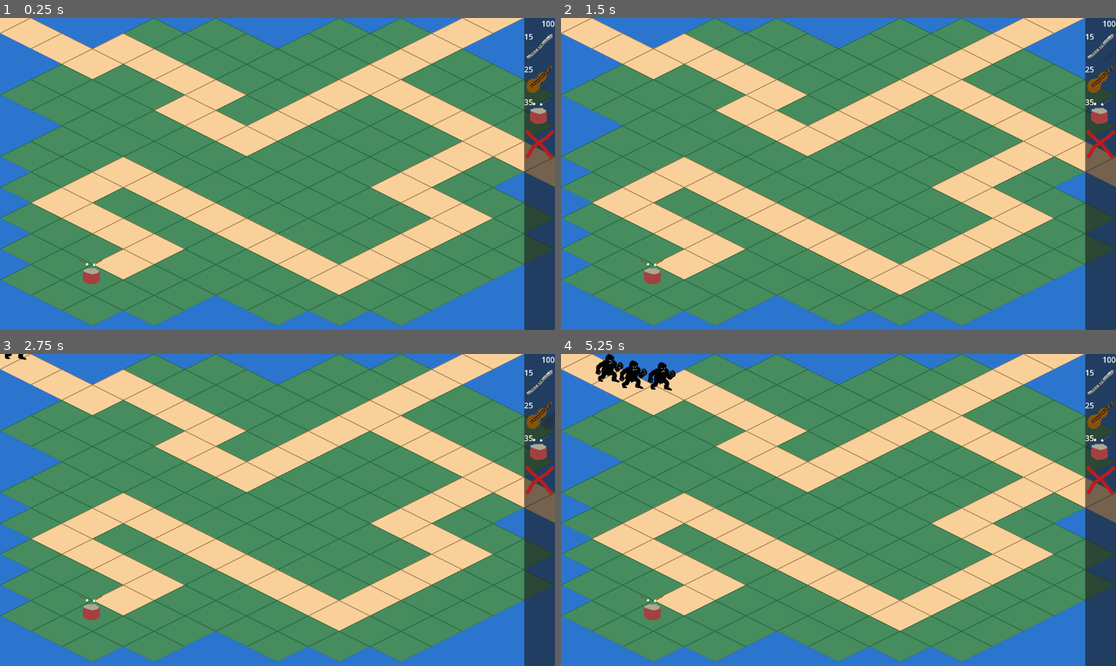
Above: before the commit, frames 1-4 (two rows, left to right).
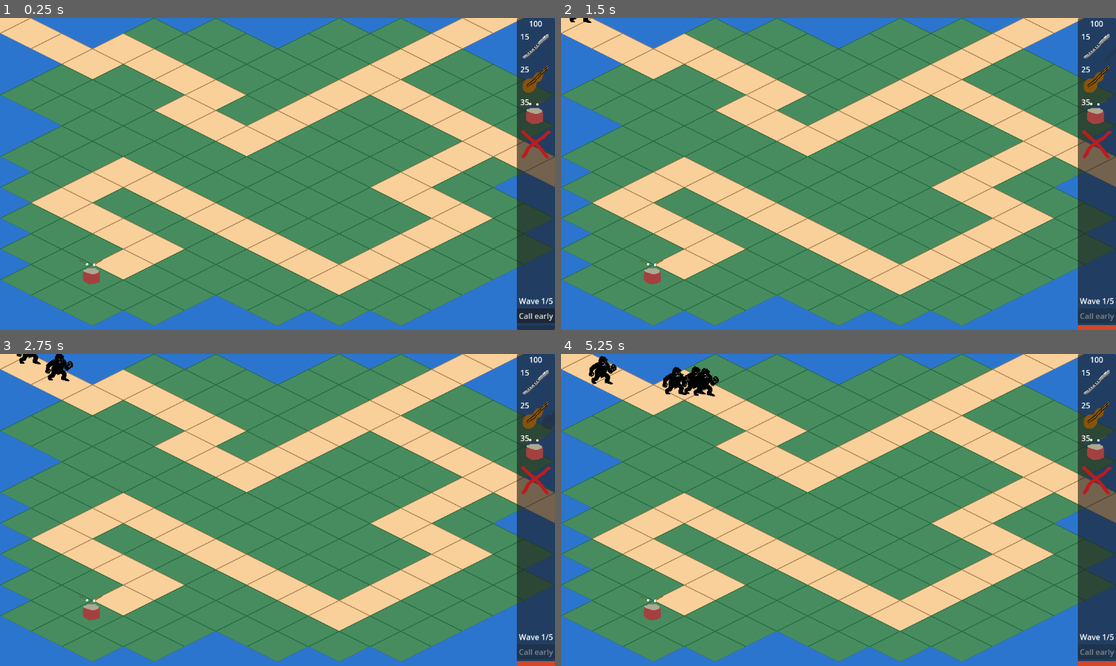
Above: after the commit, the same moments.

Repository: HedgeLizards/lout
Game: Godot game, scene res://scenes/world.tscn
Same seed, same stepped clock (60 frames per second), same inputs: the game is played once before the commit and once after it.
Inputs (mouse positions are in pixels of both pictures, inside the frame that each line leads up to):
- Up to frame 1 (0.25 s): no input
- Up to frame 2 (1.5 s): click (1099, 314) at 0.5 s, where only the run after the commit has a clickable "Call early"; tap Enter at 1.25 s; move the mouse to (1099, 46) at 1.27 s; tap Space at 1.35 s; click (1099, 46) at 1.42 s
- Up to frame 3 (2.75 s): tap Space at 1.52, 1.82, 2.1, 2.27, 2.57 s; move the mouse to (538, 416) at 2.02 s; click (538, 416) at 2.17 s
- Up to frame 4 (5.25 s): move the mouse to (1099, 447) at 2.77 s; tap Space at 2.85, 3.6, 3.77, 4.07, 4.35, 4.52, 4.82, 5.1 s; click (1099, 447) at 2.92 s; move the mouse to (1099, 481) at 3.52 s; click (1099, 481) at 3.67 s; move the mouse to (1005, 556) at 4.27 s; click (1005, 556) at 4.42 s; move the mouse to (672, 463) at 5.02 s; click (672, 463) at 5.17 s

The runs differ from the first frame. In frame 1, 2.4% of the frame differs, in the area x 93-100%, y 0-100%; in frame 2, 2.3%; in frame 3, 2.6%; in frame 4, 3.6%, in the area x 4-100%, y 0-100%.

Commit message:
Add Waves UI with next level button, progress label, call early button and next wave progress bar

Diff:
--- /dev/null
+++ b/code/ui.gd
@@ -0,0 +1,22 @@
+extends CanvasLayer
+
+func update_number_of_waves(number_of_waves):
+	$PanelContainer/VBoxContainer/Waves/Progress.text = 'Wave 1/%d' % number_of_waves
+
+func update_current_wave(current_wave):
+	var number_of_waves = int($PanelContainer/VBoxContainer/Waves/Progress.text.get_slice('/', 1))
+
+	$PanelContainer/VBoxContainer/Waves/Progress.text = 'Wave %d/%d' % [current_wave + 1, number_of_waves]
+
+	if current_wave == number_of_waves:
+		$PanelContainer/VBoxContainer/Waves/NextLevel.visible = true
+
+func update_next_wave(approach_percentage):
+	$PanelContainer/VBoxContainer/Waves/NextWave.value = approach_percentage
+	$PanelContainer/VBoxContainer/Waves/CallEarly.disabled = approach_percentage == 1
+
+func _on_call_early_pressed():
+	$'../Level/Waves'.call_next_wave_early()
+
+func _on_next_level_pressed():
+	pass # Replace with function body.
--- a/code/waves.gd
+++ b/code/waves.gd
@@ -19,6 +19,7 @@
 
 @export var initial_beats_until_spawn = 2.0
 @export var beats_until_spawn_factor = 1.0
+@export var number_to_win = 20
 @export var types: Array[WaveType]
 
 var current_wave = 0
@@ -27,11 +28,16 @@
 
 @onready var beats_until_spawn = initial_beats_until_spawn
 @onready var spawn_progress = -beats_until_spawn / 2
+@onready var ui = $'../../UI'
+@onready var paths = $'../Paths'
 @onready var path_combinations = calculate_path_combinations()
+
+func _ready():
+	ui.update_number_of_waves(number_to_win)
 
 func calculate_path_combinations():
 	var combinations = []
-	var number_of_paths = $'../Paths'.get_child_count()
+	var number_of_paths = paths.get_child_count()
 
 	for i in number_of_paths:
 		var positions = []
@@ -69,7 +75,14 @@
 		beats_during_this_wave = -BEATS_BETWEEN_WAVES
 		beats_until_spawn *= beats_until_spawn_factor
 		spawn_progress = -beats_until_spawn / 2
-	elif beats_during_this_wave >= 0:
+
+	if beats_during_this_wave <= 0:
+		ui.update_next_wave(float(beats_during_this_wave + BEATS_BETWEEN_WAVES) / BEATS_BETWEEN_WAVES)
+
+	if beats_during_this_wave == 0:
+		ui.update_current_wave(current_wave)
+
+	if beats_during_this_wave >= 0:
 		while spawn_progress + beats_until_spawn <= beats_during_this_wave + 1:
 			spawn_progress += beats_until_spawn
 
@@ -94,14 +107,9 @@
 
 	var path_combination = path_combinations[current_wave % path_combinations.size()]
 
-	$'../Paths'.get_child(path_combination[current_path]).add_child(enemy)
+	paths.get_child(path_combination[current_path]).add_child(enemy)
 
 	current_path = (current_path + 1) % path_combination.size()
 
 func call_next_wave_early():
-	if beats_during_this_wave < -1:
-		beats_during_this_wave = -1
-
-func _unhandled_key_input(event):
-	if event.keycode == KEY_SPACE && event.pressed && !event.echo:
-		call_next_wave_early()
+	beats_during_this_wave = -1
--- a/scenes/level.tscn
+++ b/scenes/level.tscn
@@ -63,6 +63,7 @@
 [node name="Waves" type="Node" parent="."]
 script = ExtResource("5_ppgk2")
 beats_until_spawn_factor = 0.9
+number_to_win = 5
 types = Array[int]([0, 1])
 
 [node name="Paths" type="Node2D" parent="."]
--- a/scenes/ui.tscn
+++ b/scenes/ui.tscn
@@ -1,15 +1,20 @@
-[gd_scene load_steps=7 format=3 uid="uid://c0pp0m557b0hp"]
+[gd_scene load_steps=9 format=3 uid="uid://c0pp0m557b0hp"]
 
 [ext_resource type="Script" uid="uid://dmdgj30h2t62r" path="res://code/culture_label.gd" id="1_8dubc"]
 [ext_resource type="PackedScene" uid="uid://c2pqmnnauqe51" path="res://scenes/buy_button.tscn" id="1_nt7q6"]
+[ext_resource type="Script" uid="uid://if4nss41pfpj" path="res://code/ui.gd" id="1_p7vwb"]
 [ext_resource type="Texture2D" uid="uid://cx1h07kps2lqm" path="res://art/instruments/flute.png" id="2_gdt2y"]
 [ext_resource type="Texture2D" uid="uid://bpuo75wm7jr4f" path="res://art/instruments/stringed.png" id="2_x4jx1"]
 [ext_resource type="Texture2D" uid="uid://c84vpl7lom7ij" path="res://art/instruments/drums.png" id="4_wm3ai"]
 [ext_resource type="Texture2D" uid="uid://chmr40cxrhmf4" path="res://art/cancel.png" id="5_wm3ai"]
 
+[sub_resource type="StyleBoxFlat" id="StyleBoxFlat_p7vwb"]
+bg_color = Color(0.819608, 0.282353, 0.164706, 1)
+
 [node name="UI" type="CanvasLayer"]
+script = ExtResource("1_p7vwb")
 
-[node name="HBoxContainer" type="HBoxContainer" parent="."]
+[node name="PanelContainer" type="PanelContainer" parent="."]
 anchors_preset = 11
 anchor_left = 1.0
 anchor_right = 1.0
@@ -17,26 +22,26 @@
 offset_left = -64.0
 grow_horizontal = 0
 grow_vertical = 2
-alignment = 2
 
-[node name="PanelContainer" type="PanelContainer" parent="HBoxContainer"]
-custom_minimum_size = Vector2(64, 0)
+[node name="VBoxContainer" type="VBoxContainer" parent="PanelContainer"]
 layout_mode = 2
 
-[node name="VBoxContainer" type="VBoxContainer" parent="HBoxContainer/PanelContainer"]
+[node name="Buying" type="VBoxContainer" parent="PanelContainer/VBoxContainer"]
 layout_direction = 3
 layout_mode = 2
+size_flags_horizontal = 4
 
-[node name="CultureLabel" type="Label" parent="HBoxContainer/PanelContainer/VBoxContainer"]
+[node name="CultureLabel" type="Label" parent="PanelContainer/VBoxContainer/Buying"]
 layout_mode = 2
+horizontal_alignment = 1
 script = ExtResource("1_8dubc")
 
-[node name="Control" type="Control" parent="HBoxContainer/PanelContainer/VBoxContainer"]
+[node name="Control" type="Control" parent="PanelContainer/VBoxContainer/Buying"]
 visible = false
 custom_minimum_size = Vector2(64, 64)
 layout_mode = 2
 
-[node name="ColorRect" type="ColorRect" parent="HBoxContainer/PanelContainer/VBoxContainer/Control"]
+[node name="ColorRect" type="ColorRect" parent="PanelContainer/VBoxContainer/Buying/Control"]
 custom_minimum_size = Vector2(0, 64)
 layout_mode = 2
 offset_top = 4.0
@@ -44,21 +49,53 @@
 offset_bottom = 68.0
 color = Color(0, 0, 0, 0)
 
-[node name="BuyFlute" parent="HBoxContainer/PanelContainer/VBoxContainer" instance=ExtResource("1_nt7q6")]
+[node name="BuyFlute" parent="PanelContainer/VBoxContainer/Buying" instance=ExtResource("1_nt7q6")]
 layout_mode = 2
 texture = ExtResource("2_gdt2y")
 tower_type = 3
 
-[node name="BuyGuitar" parent="HBoxContainer/PanelContainer/VBoxContainer" instance=ExtResource("1_nt7q6")]
+[node name="BuyGuitar" parent="PanelContainer/VBoxContainer/Buying" instance=ExtResource("1_nt7q6")]
 layout_mode = 2
 texture = ExtResource("2_x4jx1")
 tower_type = 1
 
-[node name="BuyDrums" parent="HBoxContainer/PanelContainer/VBoxContainer" instance=ExtResource("1_nt7q6")]
+[node name="BuyDrums" parent="PanelContainer/VBoxContainer/Buying" instance=ExtResource("1_nt7q6")]
 layout_mode = 2
 texture = ExtResource("4_wm3ai")
 tower_type = 2
 
-[node name="CancelBuy" parent="HBoxContainer/PanelContainer/VBoxContainer" instance=ExtResource("1_nt7q6")]
+[node name="CancelBuy" parent="PanelContainer/VBoxContainer/Buying" instance=ExtResource("1_nt7q6")]
 layout_mode = 2
 texture = ExtResource("5_wm3ai")
+
+[node name="Waves" type="VBoxContainer" parent="PanelContainer/VBoxContainer"]
+layout_mode = 2
+size_flags_vertical = 10
+
+[node name="NextLevel" type="Button" parent="PanelContainer/VBoxContainer/Waves"]
+visible = false
+layout_mode = 2
+focus_mode = 0
+mouse_default_cursor_shape = 2
+text = "Next level"
+
+[node name="Progress" type="Label" parent="PanelContainer/VBoxContainer/Waves"]
+layout_mode = 2
+horizontal_alignment = 1
+
+[node name="CallEarly" type="Button" parent="PanelContainer/VBoxContainer/Waves"]
+layout_mode = 2
+focus_mode = 0
+mouse_default_cursor_shape = 2
+text = "Call early"
+
+[node name="NextWave" type="ProgressBar" parent="PanelContainer/VBoxContainer/Waves"]
+custom_minimum_size = Vector2(0, 10)
+layout_mode = 2
+theme_override_styles/fill = SubResource("StyleBoxFlat_p7vwb")
+max_value = 1.0
+step = 0.0
+show_percentage = false
+
+[connection signal="pressed" from="PanelContainer/VBoxContainer/Waves/NextLevel" to="." method="_on_next_level_pressed"]
+[connection signal="pressed" from="PanelContainer/VBoxContainer/Waves/CallEarly" to="." method="_on_call_early_pressed"]
--- a/scenes/world.tscn
+++ b/scenes/world.tscn
@@ -30,7 +30,7 @@
 wait_time = 0.667
 autostart = true
 
-[node name="HBoxContainer" parent="." instance=ExtResource("5_71j4m")]
+[node name="UI" parent="." instance=ExtResource("5_71j4m")]
 
 [node name="Builder" type="Sprite2D" parent="."]
 visible = false
Not shown, added: code/ui.gd.uid
